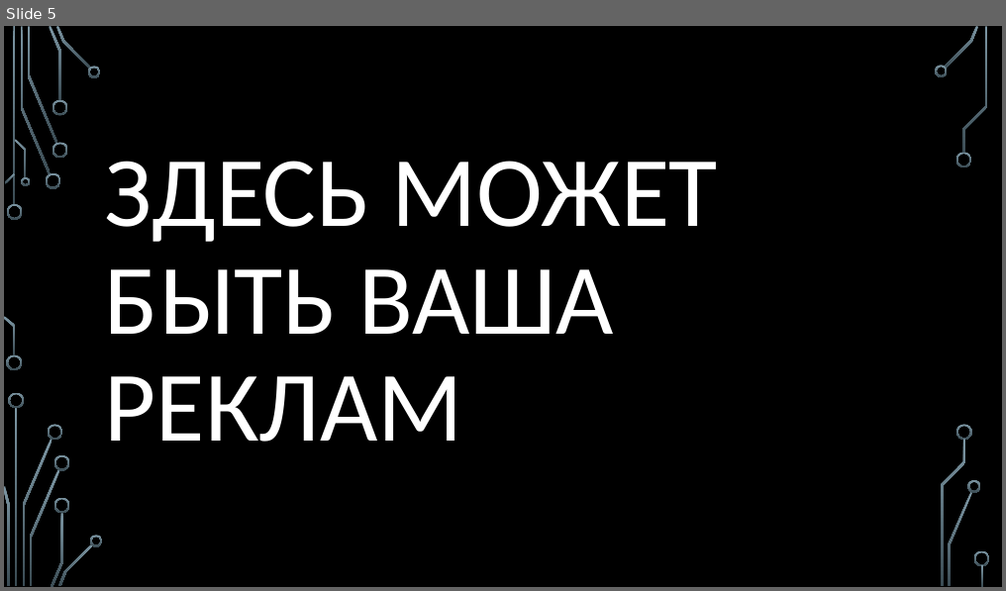
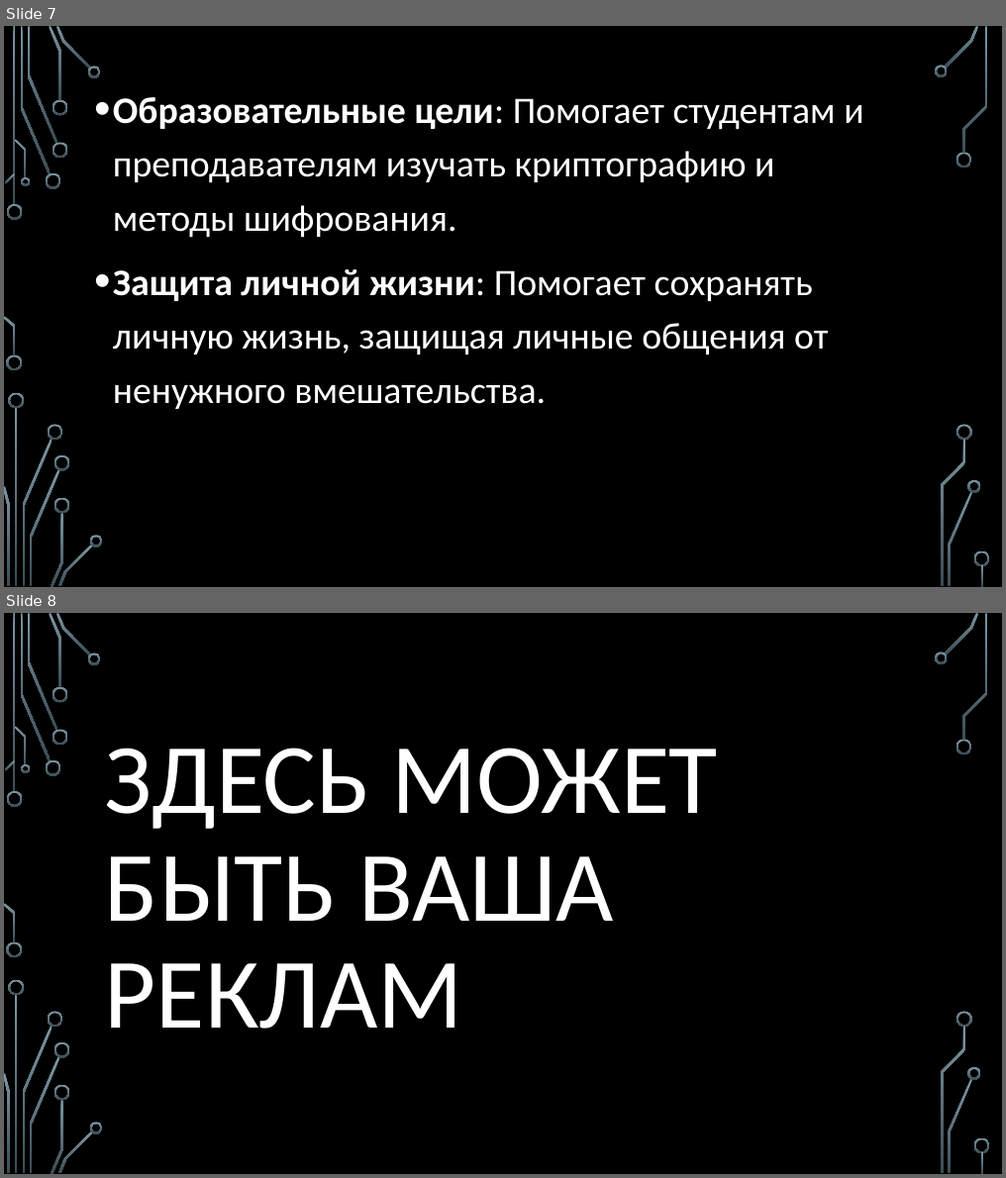
Before and after one commit to astrahanin/project-SOH, a slide deck: ПРИЛОЖЕНИЕ ДЛЯ ШИФРОВАНИЯ И РАСШИФРОВАНИЯ ШТФРОМ Атбаш.pptx. Shown one above the other, each under a label of ours: slide 5 before the commit, slides 7 and 8 after it. The pictures are 1006x591 and 1006x1178 pixels, drawn with LibreOffice and Linux fonts; fonts in the diff are those of the drawing; background and template pictures are left out. Boxes give left, top, right and bottom in pixels: in the first picture for what was removed or moved away, otherwise in the second. Text is boxed around its words. In the diff, an @@ line names an element or a change of style, - is before the commit and + after.

```diff
--- a/ПРИЛОЖЕНИЕ ДЛЯ ШИФРОВАНИЯ И РАСШИФРОВАНИЯ ШТФРОМ Атбаш.pptx
+++ b/ПРИЛОЖЕНИЕ ДЛЯ ШИФРОВАНИЯ И РАСШИФРОВАНИЯ ШТФРОМ Атбаш.pptx
@@ slide 7 added at [4,26,1002,587], background picture (left out); not listed: 36 template elements that a slide beside it also shows @@
@@ text added at [113,97,863,409], 36 pt, text #FFFFFF @@
+• Образовательные цели: Помогает студентам и преподавателям изучать криптографию и методы шифрования.
+• Защита личной жизни: Помогает сохранять личную жизнь, защищая личные общения от ненужного вмешательства.
@@ what was slide 5 is now slide 8 @@
```
Also in this commit, not shown: 5 slides changed, 6 other slides added.
